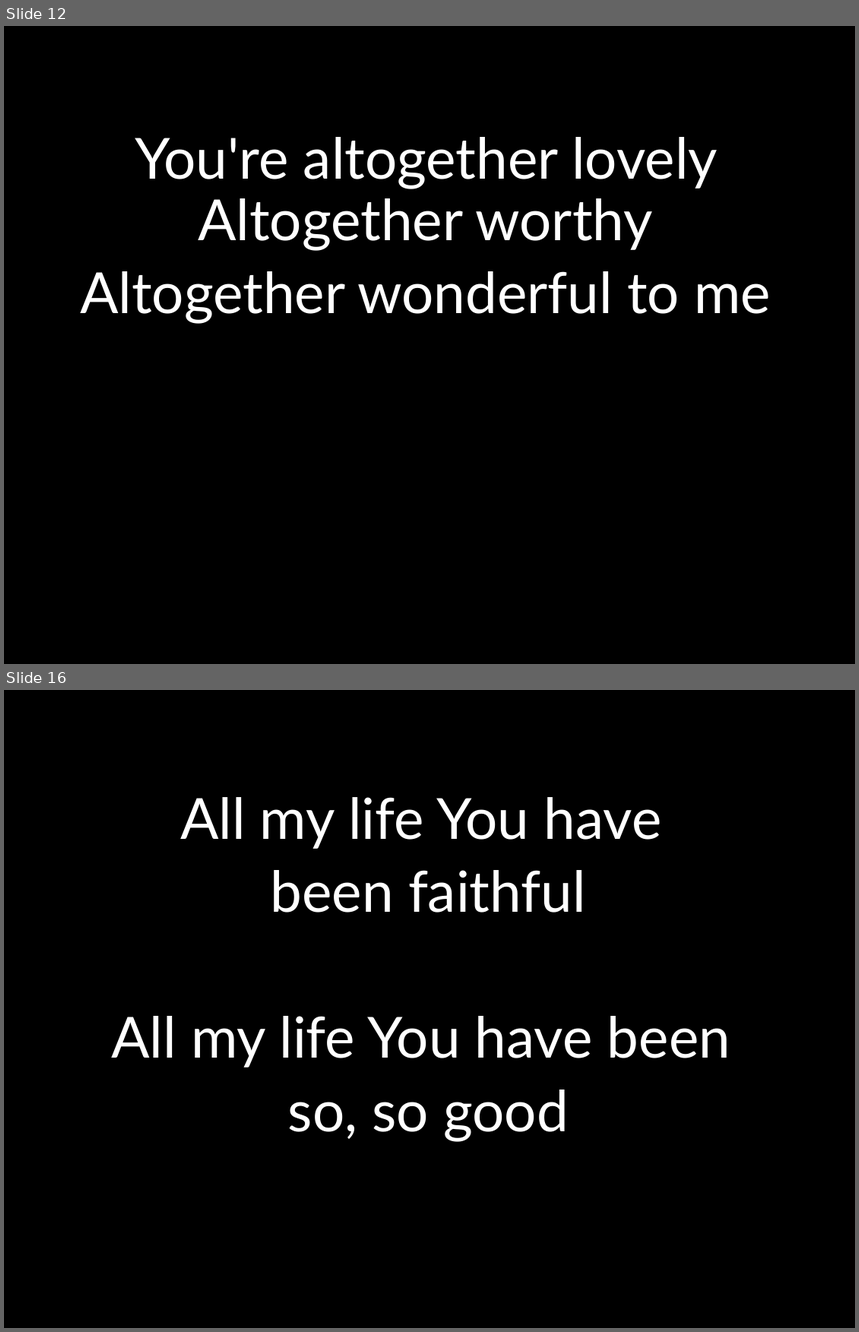
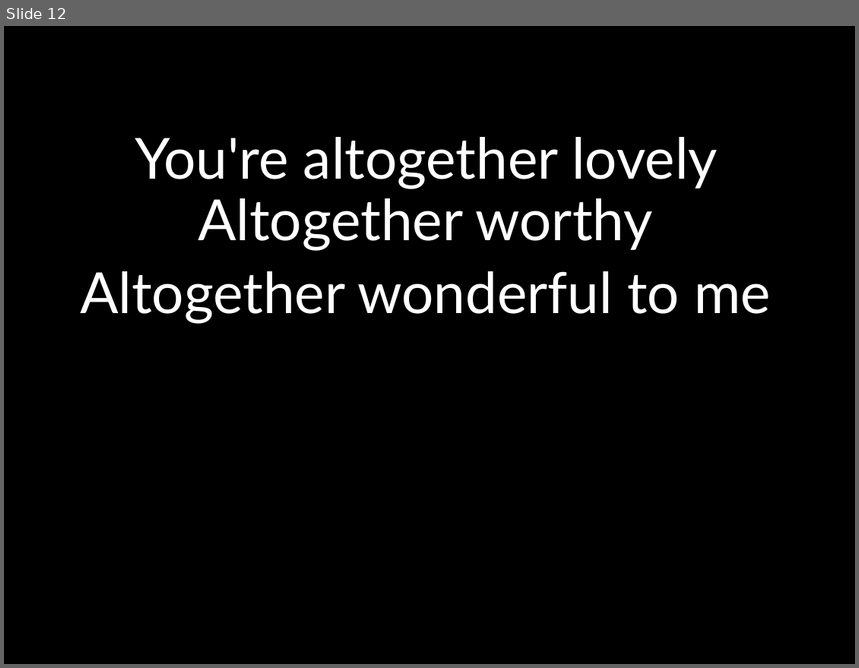
Before and after one commit to kendall412/worship, a slide deck: Here I am to Worship.pptx. Shown one above the other, each under a label of ours: slides 12 and 16 before the commit, slide 12 after it; the slides between them are not shown. The pictures are 859x1332 and 859x668 pixels, drawn with LibreOffice and Linux fonts; fonts in the diff are those of the drawing. Boxes give left, top, right and bottom in pixels: in the first picture for what was removed or moved away, otherwise in the second. Text is boxed around its words. In the diff, an @@ line names an element or a change of style, - is before the commit and + after.

```diff
--- a/Here I am to Worship.pptx
+++ b/Here I am to Worship.pptx
@@ slide 16 removed at (4,690,855,1328), background #000000 @@
@@ subtitle removed at (111,797,731,1141) @@
-All my life You have
-been faithful
-All my life You have been
-so, so good
```
Also in this commit, not shown: 45 other slides removed, 2 other files.
